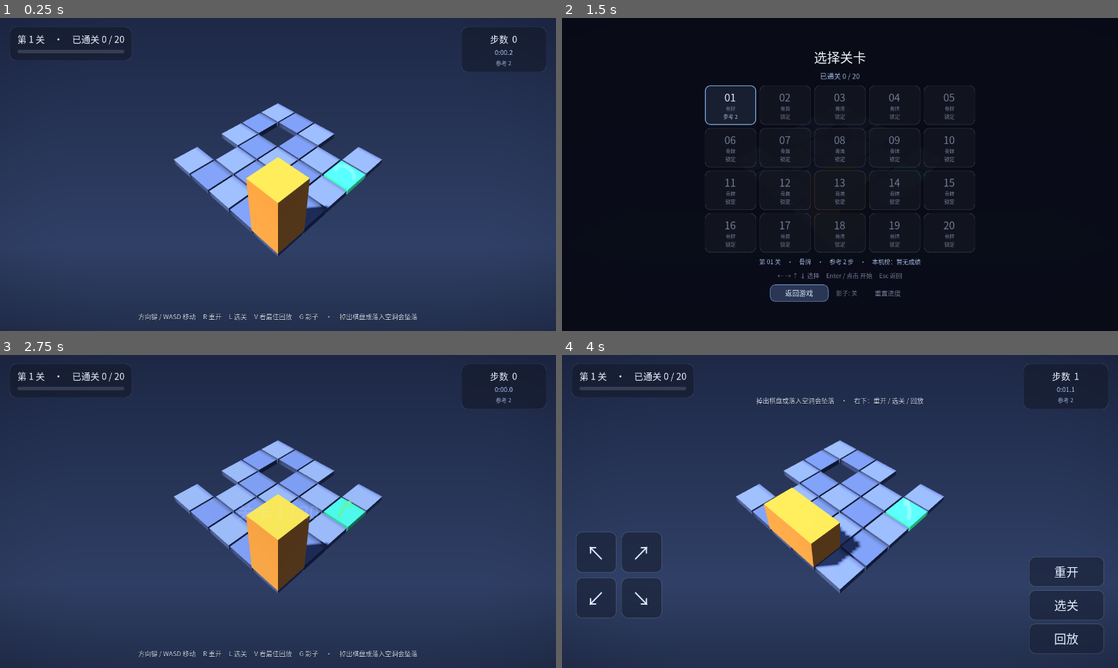
Above: before the commit, frames 1-4 (two rows, left to right).
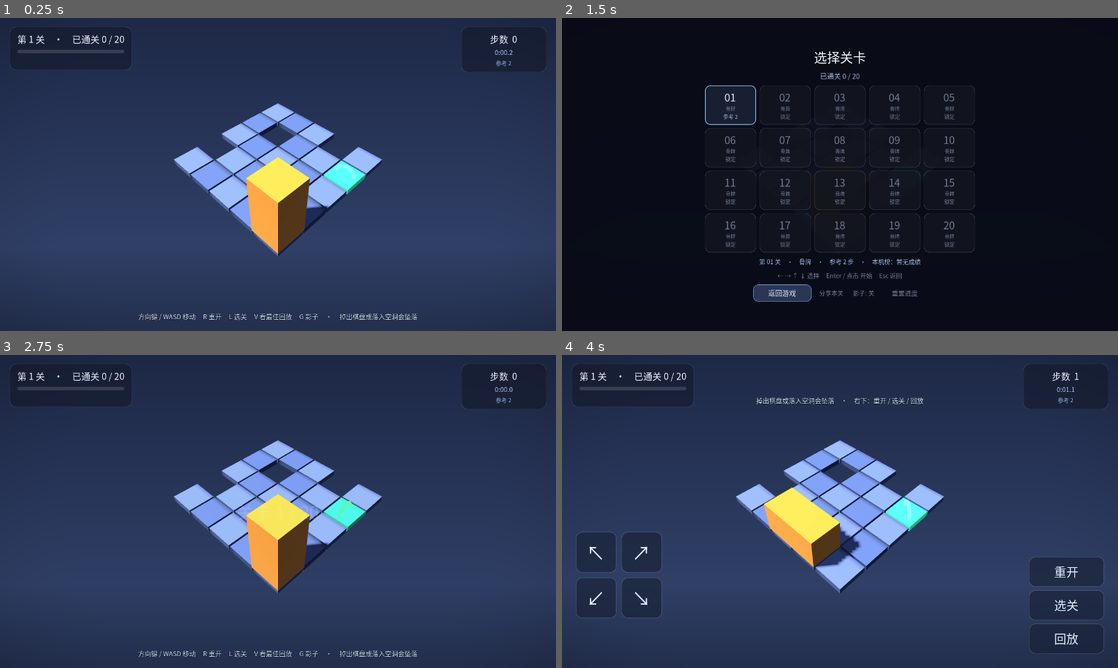
Above: after the commit, the same moments.

Repository: EasyIndie/EasyGodot
Game: Godot game, scene res://scenes/main.tscn
Same seed, same stepped clock (60 frames per second), same inputs: the game is played once before the commit and once after it.
Inputs (mouse positions are in pixels of both pictures, inside the frame that each line leads up to):
- Up to frame 1 (0.25 s): no input
- Up to frame 2 (1.5 s): tap Enter at 0.5 s; move the mouse to (962, 158) at 0.52 s; hold Right 0.53-1.28 s; tap R at 0.6 s; click (962, 158) at 0.67 s; tap Space at 0.77, 1.07 s; move the mouse to (728, 190) at 1.27 s; hold Down from 1.28 s (still down); tap L at 1.35 s
- Up to frame 3 (2.75 s): tap Space at 1.52, 1.82 s; move the mouse to (333, 442) at 2.02 s; release Down at 2.03 s; hold Right from 2.03 s (still down); tap V at 2.1 s
- Up to frame 4 (4 s): move the mouse to (812, 574) at 2.77 s; release Right at 2.78 s; hold Up 2.78-3.53 s; tap G at 2.85 s; click (812, 574) at 2.92 s; tap Space at 3.02, 3.32, 3.5, 3.77 s; move the mouse to (1006, 558) at 3.52 s; hold Left from 3.53 s (still down); tap T at 3.6 s

The runs differ from the first frame. In frame 1, less than 0.1% of the frame differs, in the area x 1-24%, y 12-16%; in frame 2, 0.6%, in the area x 34-64%, y 85-91%; in frame 3, less than 0.1%; in frame 4, less than 0.1%.

Commit message:
MVP 目标②第 3 项：分享 / 挑战链接（缺口 #6）
定位：Web 版天然适合发链接 —— 收到链接的人**点开就能直接玩那一关**，不必先通关前面 11 关。
对一个 200 关级别的品类，「我 9 步过了第 12 关，你来试试」比任何商店截图都有效。

【新增 meta/share.gd（纯逻辑，headless 可测）】
- challenge_url / share_text / parse_challenge / challenge_line / result_line
- 关号**对外从 1 开始**（链接是给人看的，level=0 会让人以为是 bug）
- 解析极端容错：越界 / 非数字 / 只有步数 / 空值 / 重复键 / #片段 / 整条 URL
  → 一律安静地按普通启动处理。链接会被人手改、被聊天软件加尾巴、被截断，
  「进了挑战模式但关卡是错的」这种半开状态比直接失败更糟
- 越界**不 clamp**：?level=999 视为没有挑战（把 999 悄悄变成第 20 关会让分享者莫名其妙）

【挑战模式】
- 直接载入指定关卡；HUD 显示「好友挑战：第 7 关 · 目标 5 步」
- 通关后**不自动换关**（收到链接的人可能只想试这一关），立刻给出与对方的对照
  （赢过对方 N 步 / 打平 / 对方是 N 步）；挑战通关照样记入玩家自己的记录
- 参数来源：Web 用地址栏查询串，原生包用 GF_CHALLENGE 环境变量（**同一套语法、同一个解析器**
  → 排障与截图测试能在桌面复现挑战模式）

【分享】
- 选关界面新增「分享本关」按钮：复制「我在《滚方块》第 N 关用了 N 步（N.N 秒）+ 链接」
- base 取当前 Web 地址；原生包没有地址 → share.gd 落回公网 Web 版，绝不生成相对路径
- 已知限制：原生端只能复制文本（Godot 没有系统分享 API，要分享面板得接平台插件）
- 可测接缝：_share_current() 返回文案、last_share_text 记录递给平台的内容
  （headless 没有剪贴板，能测的是「我们递出去了什么」）

【测试】新增 tests/test_share.gd（60 断言：拼接/解析/往返/文案/输赢对照 + 各种坏链接）
+ test_e2e::_test_challenge（13 断言：直接进第 7 关、目标行、分享文本能解析回第 7 关、
按钮反馈、通关不换关且给出对照、坏链接按普通启动处理）。
全仓 **12 套件 / 936 断言全绿**（文档里的过期数字一并更新）。

Diff:
--- a/games/puzzle-core/meta/level_select.gd
+++ b/games/puzzle-core/meta/level_select.gd
@@ -18,6 +18,7 @@
 signal closed
 signal reset_requested
 signal ghost_toggled(on: bool)
+signal share_requested(index: int)
 signal celebration_requested   # 「回顾通关」：全部通关后想再看一次庆祝动画
 
 const COLS := 5
@@ -48,6 +49,7 @@
 var _hint: Label
 var _reset_btn: Button
 var _ghost_btn: Button
+var _share_btn: Button
 var _ghost_on: bool = false
 var _back_btn: Button
 var _celebrate_btn: Button
@@ -148,6 +150,16 @@
 	_celebrate_btn.add_theme_stylebox_override("hover", _sb(CARD_BG_HOVER, EDGE_HI, 1))
 	_celebrate_btn.pressed.connect(func() -> void: celebration_requested.emit())
 	row.add_child(_celebrate_btn)
+
+	_share_btn = Button.new()
+	_share_btn.text = "分享本关"
+	_share_btn.flat = true
+	_share_btn.focus_mode = Control.FOCUS_NONE
+	_share_btn.add_theme_font_size_override("font_size", 14)
+	_share_btn.add_theme_color_override("font_color", FG_DIM)
+	_share_btn.add_theme_color_override("font_hover_color", Color(0.72, 1.0, 0.86))
+	_share_btn.pressed.connect(func() -> void: share_requested.emit(_current))
+	row.add_child(_share_btn)
 
 	_ghost_btn = Button.new()
 	_ghost_btn.text = "影子: 关"
@@ -408,6 +420,20 @@
 			get_viewport().set_input_as_handled()
 
 
+func share_button_text() -> String:
+	return _share_btn.text if _share_btn != null else ""
+
+
+func set_share_button_text(t: String) -> void:
+	# 复制成功后按钮自己说一声（否则玩家不知道点没点成功）
+	if _share_btn != null:
+		_share_btn.text = t
+
+
+func share_button() -> Button:
+	return _share_btn
+
+
 func ghost_button_text() -> String:
 	# 「上次的走法」= 把自己的最佳记录当影子滚一遍（记忆辅助，不是比赛）
 	return "影子: " + ("开" if _ghost_on else "关")
--- /dev/null
+++ b/games/puzzle-core/meta/share.gd
@@ -0,0 +1,103 @@
+# share.gd — 分享 / 挑战链接的纯逻辑（拼接与解析）。
+#
+# 与引擎解耦：只做字符串处理，不碰场景、不碰剪贴板 → 可以 headless 单测边界情况。
+# 剪贴板/浏览器那一层留在 main.gd（那是平台相关的）。
+#
+# 为什么这是「传播闭环」的入口：Web 版天然适合发链接 —— 收到链接的人**点开就能直接玩
+# 那一关**，不需要先通关前面 11 关。对一个 200 关级别的品类来说，
+# 「我 9 步过了第 12 关，你来试试」比任何商店截图都有效。
+extends RefCounted
+
+# 没有可用的浏览器地址时（原生包内分享）落回这里：公网 Web 版
+const DEFAULT_BASE := "https://easyindie.github.io/EasyGodot/"
+
+
+static func _base_or_default(base: String) -> String:
+	var b: String = base.strip_edges()
+	return DEFAULT_BASE if b == "" else b
+
+
+static func challenge_url(base: String, level_no: int, moves: int = -1) -> String:
+	# level_no 是**对外可读的关号**（从 1 开始），不是内部下标。
+	# moves <= 0 时不带步数（分享一个「还没通关、只是这关很难」的链接也成立）。
+	var url: String = _base_or_default(base)
+	if not url.ends_with("/") and not url.contains("?"):
+		url += "/"
+	var sep: String = "&" if url.contains("?") else "?"
+	url += "%slevel=%d" % [sep, maxi(level_no, 1)]
+	if moves > 0:
+		url += "&moves=%d" % moves
+	return url
+
+
+static func share_text(level_no: int, moves: int, time_ms: int, url: String) -> String:
+	# 分享文案：先给成绩，再给链接。步数是主指标（解谜），用时是附带的。
+	var who: String = "我在《滚方块》第 %d 关" % maxi(level_no, 1)
+	var score: String = ""
+	if moves > 0:
+		score = "%d 步" % moves
+	if time_ms >= 0:
+		var secs: String = "%.1f 秒" % (float(time_ms) / 1000.0)
+		score = secs if score == "" else (score + "（" + secs + "）")
+	var head: String = who + ("用了 " + score if score != "" else "卡住了")
+	return head + "，试试能不能超过我：\n" + url
+
+
+static func parse_challenge(query: String, level_count: int) -> Dictionary:
+	# 从 URL 查询串里解析挑战参数。**必须容错**：链接会被人手改、被聊天软件加尾巴、
+	# 被截断。任何解析不出来的情况都返回空字典（＝按普通启动处理），绝不报错、绝不进入半开状态。
+	# 支持 "?level=12&moves=9" / "level=12" / "…#level=12" 等常见形态。
+	if level_count <= 0:
+		return {}
+	var q: String = query
+	var hash_i: int = q.find("#")
+	if hash_i >= 0:
+		q = q.substr(0, hash_i)
+	var qm: int = q.find("?")
+	if qm >= 0:
+		q = q.substr(qm + 1)
+	if q == "":
+		return {}
+	var level: int = 0
+	var moves: int = -1
+	for pair in q.split("&", false):
+		var eq: int = pair.find("=")
+		if eq <= 0:
+			continue
+		var key: String = pair.substr(0, eq).strip_edges().to_lower()
+		var val: String = pair.substr(eq + 1).strip_edges()
+		if not val.is_valid_int():
+			continue
+		var n: int = val.to_int()
+		if key == "level":
+			level = n
+		elif key == "moves":
+			moves = n
+	# 关号越界 → 视为没有挑战（不 clamp：把 999 关悄悄变成第 20 关会让分享者莫名其妙）
+	if level < 1 or level > level_count:
+		return {}
+	if moves <= 0:
+		moves = -1
+	return {"level": level, "moves": moves}
+
+
+static func challenge_line(level_no: int, moves: int) -> String:
+	# 挑战模式下的目标提示（HUD 用）
+	var t: String = "好友挑战：第 %d 关" % maxi(level_no, 1)
+	if moves > 0:
+		t += "　·　目标 %d 步" % moves
+	return t
+
+
+static func result_line(moves: int, time_ms: int, target: int) -> String:
+	# 挑战完成时的对照文案：**必须说清输赢**，只说「你用了 10 步」等于没说
+	var head: String = "挑战完成：%d 步" % moves
+	if time_ms >= 0:
+		head += "（%.1f 秒）" % (float(time_ms) / 1000.0)
+	if target <= 0:
+		return head
+	if moves < target:
+		return head + "　·　赢过对方 %d 步！" % (target - moves)
+	if moves == target:
+		return head + "　·　与对方打平"
+	return head + "　·　对方是 %d 步，再试试" % target
--- a/games/puzzle-core/scenes/main.gd
+++ b/games/puzzle-core/scenes/main.gd
@@ -11,6 +11,7 @@
 const Ending = preload("res://meta/ending.gd")
 const Leaderboard = preload("res://meta/leaderboard.gd")
 const Stopwatch = preload("res://meta/stopwatch.gd")
+const Share = preload("res://meta/share.gd")
 
 var game: Node3D = null
 var cam: Camera3D = null
@@ -22,6 +23,9 @@
 var clock = null                # 秒表：最快时间记录（起停规则见 _clock_should_run）
 var _app_paused: bool = false   # 切后台 / 失焦：计时与画质采样都要停
 var _clock_shown: int = -1      # HUD 上已经画出的计时（只在真正变化时改文本）
+var _challenge: Dictionary = {} # 好友挑战（{"level": n, "moves": m}）；空 = 普通启动
+var challenge_label: Label
+var last_share_text: String = ""   # 最近一次交给平台（剪贴板）的分享内容（测试接缝）
 var level_select = null         # 选关界面
 var _run_moves: Array = []      # 本局已走的方向标签序列（用于 Replay）
 const REPLAY_BEAT := 0.34   # 回放每步之间的停顿（让回放看起来像“一个人在玩”）
@@ -102,7 +106,9 @@
 	game.won.connect(_on_won)
 	game.fell.connect(_on_fell)
 	clock = Stopwatch.new()
-	_load_level(0, false)
+	_setup_challenge()
+	# 挑战模式直接载入指定关卡（收到链接的人不该被迫先通关前面 11 关）
+	_load_level(int(_challenge.get("level", 1)) - 1 if challenge_active() else 0, false)
 	_apply_tv_ui_scale()
 	# 移动端的「返回」：根窗口发 go_back_requested（Android 返回键 / iOS 边缘返回手势）。
 	# 必须在 project.godot 里把 application/config/quit_on_go_back 设为 false，
@@ -351,6 +357,64 @@
 	if _level_key(current_index) != key:
 		return
 	game.play_ghost(progress.replay(key).get("moves", []))
+
+
+func challenge_source() -> String:
+	# 挑战参数从哪来：Web 用地址栏查询串；原生包没有 URL，用环境变量
+	# （GF_CHALLENGE="level=12&moves=9"）—— 与查询串**同一套语法**，共用同一个解析器，
+	# 排障与截图测试也因此能在桌面上复现挑战模式。
+	if _query_string != "":
+		return _query_string
+	return OS.get_environment("GF_CHALLENGE")
+
+
+func challenge_active() -> bool:
+	return not _challenge.is_empty()
+
+
+func _setup_challenge() -> void:
+	var raw: String = challenge_source()
+	if raw == "":
+		return
+	var c: Dictionary = Share.parse_challenge(raw, levels.size())
+	if c.is_empty():
+		# 链接坏掉/被改坏时安静地按普通启动处理（绝不弹错、绝不进入半开状态）
+		return
+	_challenge = c
+
+
+func _share_current(index: int) -> String:
+	# 关号对外从 1 开始；base 用当前 Web 地址（原生包内没有地址 → share.gd 落回公网版）
+	var base: String = ""
+	if OS.has_feature("web"):
+		base = str(JavaScriptBridge.eval("window.location.href.split('?')[0]", true))
+	var key: String = _level_key(index)
+	var moves: int = progress.best_moves(key)
+	var time_ms: int = progress.best_time(key)
+	var url: String = Share.challenge_url(base, index + 1, moves)
+	return Share.share_text(index + 1, moves, time_ms, url)
+
+
+func _on_share_requested(index: int) -> void:
+	var text: String = _share_current(index)
+	last_share_text = text
+	DisplayServer.clipboard_set(text)
+	if level_select != null:
+		level_select.set_share_button_text("已复制链接")
+		# 两秒后恢复按钮文案（否则「已复制」会一直挂着，看起来像坏了）
+		var tw := create_tween()
+		tw.tween_interval(2.0)
+		tw.tween_callback(func() -> void:
+			if level_select != null:
+				level_select.set_share_button_text("分享本关"))
+
+
+func _finish_challenge(res: Dictionary) -> void:
+	# 挑战模式通关：**不自动换关**（挑战是独立体验，玩家可能只是想试试这一关），
+	# 只报出对照结果 + 明确的下一步
+	var target: int = int(_challenge.get("moves", -1))
+	win_label.text = Share.result_line(int(res["move_count"]), int(res.get("time_ms", -1)), target) \
+		+ "　·　R 重玩 / L 选关"
 
 
 func _is_tv_like() -> bool:
@@ -721,6 +785,7 @@
 	level_select.reset_requested.connect(_on_progress_reset)
 	level_select.celebration_requested.connect(_on_celebration_requested)
 	level_select.ghost_toggled.connect(_on_ghost_toggled)
+	level_select.share_requested.connect(_on_share_requested)
 
 
 func _setup_ending() -> void:
@@ -921,11 +986,19 @@
 	var res: Dictionary = progress.record_win(_level_key(current_index), _run_moves, clock.elapsed_ms())
 	_update_hud()
 	win_label.text = _win_text(res)
+	if challenge_active():
+		# 挑战模式：立刻给出与对方的对照（不要等灯光脉冲演完才显示，那是普通模式的节奏），
+		# 并且**不自动换关** —— 收到链接的人可能只想试这一关
+		_finish_challenge(res)
 	win_label.visible = true
 	_refresh_bands()
 	# 通关反馈：灯光脉冲一下（方块保持原位、不变色），随后自然滚动换关
 	await _win_beat()
 	if transitioning or levels.is_empty():
+		return
+	if challenge_active():
+		# 挑战模式：到此为止（文案已在上面当场给过）
+		_refresh_bands()
 		return
 	# 刚刚补完最后一关：给一个明确的“旅程结束”，而不是默默滚回第 1 关（那看起来像 bug）。
 	# 已经全部通关过的玩家再通关，就按普通换关处理（想再看一次可以去选关界面点「回顾通关」）。
@@ -995,6 +1068,10 @@
 	# 进度条表示**整体通关进度**，而不是“当前第几关”：
 	# 跳到第 18 关时看到 18/20 会让人误以为快通关了，实际上只通了 3 关。
 	progress_bar.value = float(done)
+	if challenge_label != null:
+		challenge_label.visible = challenge_active()
+		if challenge_active():
+			challenge_label.text = Share.challenge_line(int(_challenge["level"]), int(_challenge.get("moves", -1)))
 	moves_label.text = "步数  %d" % game.move_count
 	_update_clock_label(true)
 
@@ -1230,13 +1307,19 @@
 	left.offset_left = 22.0
 	left.offset_top = 20.0
 	left.offset_right = 22.0 + LEFT_PANEL_W
-	left.offset_bottom = 20.0 + 78.0
+	left.offset_bottom = 20.0 + 100.0
 	var col := VBoxContainer.new()
 	col.add_theme_constant_override("separation", 9)
 	level_label = Label.new()
 	level_label.add_theme_font_size_override("font_size", 21)
 	level_label.add_theme_color_override("font_color", Color(0.92, 0.95, 1.0))
 	col.add_child(level_label)
+	# 好友挑战的目标（只在挑战模式出现；它不是「持续状态」，是启动参数带来的上下文）
+	challenge_label = Label.new()
+	challenge_label.add_theme_font_size_override("font_size", 14)
+	challenge_label.add_theme_color_override("font_color", Color(0.55, 1.0, 0.78))
+	challenge_label.visible = false
+	col.add_child(challenge_label)
 	progress_bar = ProgressBar.new()
 	progress_bar.custom_minimum_size = Vector2(0, 8)
 	progress_bar.show_percentage = false
--- a/games/puzzle-core/tests/test_e2e.gd
+++ b/games/puzzle-core/tests/test_e2e.gd
@@ -11,6 +11,7 @@
 const TouchControls = preload("res://meta/touch_controls.gd")
 const UiLayout = preload("res://meta/ui_layout.gd")
 const Leaderboard = preload("res://meta/leaderboard.gd")
+const Share = preload("res://meta/share.gd")
 
 var checks: int = 0
 var failures: int = 0
@@ -50,6 +51,7 @@
 	await _test_tv_input()
 	await _test_clock()
 	await _test_ghost()
+	await _test_challenge()
 	ProjectSettings.set_setting("puzzle/progress_path", "")
 	_remove_tmp(SUITE_SAVE)
 	_report_and_quit()
@@ -607,6 +609,73 @@
 	await create_timer(0.25).timeout
 	scene.free()
 	_remove_tmp(tmp)
+
+
+func _test_challenge() -> void:
+	# 好友挑战：从链接（Web 查询串 / 原生环境变量，同一套语法）直接进入某一关，
+	# 通关后**不自动换关**，并给出与对方成绩的对照。
+	var tmp := "user://test_e2e_challenge.json"
+	DirAccess.remove_absolute(ProjectSettings.globalize_path(tmp))
+	ProjectSettings.set_setting("puzzle/progress_path", tmp)
+	OS.set_environment("GF_CHALLENGE", "level=7&moves=5")
+
+	var scene = load("res://scenes/main.tscn").instantiate()
+	root.size = Vector2i(1280, 720)
+	root.add_child(scene)
+	await process_frame
+	await create_timer(0.1).timeout
+	scene.game.animate = false
+
+	# ① 直接打开第 7 关（而不是第 1 关）
+	check(scene.challenge_active(), "带挑战参数的启动应进入挑战模式")
+	check(scene.current_index == 6, "应直接载入第 7 关（实际下标 %d）" % scene.current_index)
+	check(int(scene._challenge["moves"]) == 5, "应记住对方的目标步数")
+	check(scene.challenge_label.visible, "应显示挑战目标行")
+	check(scene.challenge_label.text.contains("第 7 关") and scene.challenge_label.text.contains("5 步"),
+		"挑战行要写清关号与目标（实际：%s）" % scene.challenge_label.text)
+
+	# ② 分享：链接能被自己解析回来，并且真的进了剪贴板
+	var text: String = scene._share_current(6)
+	check(text.contains("level=7"), "分享文本应带关号链接（实际：%s）" % text)
+	var parsed: Dictionary = Share.parse_challenge(text, scene.levels.size())
+	check(int(parsed.get("level", 0)) == 7, "分享出去的链接必须能被解析回第 7 关")
+	scene._on_share_requested(6)
+	# 剪贴板本身要平台支持（headless 下没有），所以断言我们**交给平台的内容**
+	# ——这也是这个接缝存在的理由：能测的是「我们递出去了什么」
+	check(scene.last_share_text.contains("level=7"),
+		"点击分享应把带链接的文案交给平台（实际：%s）" % scene.last_share_text.left(40))
+	check(scene.level_select.share_button_text() == "已复制链接", "复制后按钮要给出反馈")
+
+	# ③ 通关：不自动换关 + 给出对照
+	var sol: Dictionary = Solver.new(scene.game.board, scene.game.state).solve()
+	check(bool(sol["solvable"]), "第 7 关应有解")
+	scene._run_moves.clear()
+	for d in sol["solution"]:
+		scene._run_moves.append(str(d))
+	scene.game.move_count = sol["solution"].size()
+	scene.game.won_flag = true
+	scene._on_won()
+	await create_timer(0.6).timeout
+	check(scene.current_index == 6, "挑战模式通关后不应自动换关（实际下标 %d）" % scene.current_index)
+	check(scene.win_label.text.contains("挑战完成"), "挑战完成文案（实际：%s）" % scene.win_label.text)
+	check(scene.win_label.text.contains("步"), "挑战完成文案要报出步数")
+	check(scene.progress.best_moves("level_07") > 0 or scene.progress.has_ever_cleared("level_07"),
+		"挑战通关也是一次通关，应被记录")
+
+	scene.free()
+	OS.set_environment("GF_CHALLENGE", "")
+	DirAccess.remove_absolute(ProjectSettings.globalize_path(tmp))
+
+	# ④ 坏链接不能把游戏带进半开状态：安静地按普通启动处理
+	OS.set_environment("GF_CHALLENGE", "level=999&moves=abc")
+	var s2 = load("res://scenes/main.tscn").instantiate()
+	root.add_child(s2)
+	await process_frame
+	await create_timer(0.05).timeout
+	check(not s2.challenge_active(), "坏链接不应进入挑战模式")
+	check(s2.current_index == 0, "坏链接应从第 1 关正常开始")
+	s2.free()
+	OS.set_environment("GF_CHALLENGE", "")
 
 
 func _test_ghost() -> void:
--- /dev/null
+++ b/games/puzzle-core/tests/test_share.gd
@@ -0,0 +1,116 @@
+# test_share.gd — 分享 / 挑战链接的纯逻辑测试（headless）。
+# 链接会被人手改、被聊天软件加尾巴、被截断，所以解析必须**容错**：这一层边界要盯死。
+extends SceneTree
+
+const Share = preload("res://meta/share.gd")
+
+const BASE := "https://example.com/game/"
+
+var checks: int = 0
+var failures: int = 0
+
+
+func _init() -> void:
+	_test_url()
+	_test_text()
+	_test_parse()
+	_test_roundtrip()
+	_test_lines()
+
+	var result: Dictionary = {
+		"suite": "test_share",
+		"checks": checks,
+		"failures": failures,
+		"status": "ok" if failures == 0 else "fail",
+	}
+	print(JSON.stringify(result))
+	quit(0 if failures == 0 else 1)
+
+
+func check(cond: bool, msg: String) -> void:
+	checks += 1
+	if not cond:
+		failures += 1
+		printerr("FAIL: " + msg)
+
+
+func _test_url() -> void:
+	check(Share.challenge_url(BASE, 12, 9) == BASE + "?level=12&moves=9", "基本形式")
+	check(Share.challenge_url(BASE, 12, -1) == BASE + "?level=12", "不带步数时只有 level")
+	check(Share.challenge_url(BASE, 1, 0) == BASE + "?level=1", "moves=0 视为没有步数")
+	# 关号从 1 开始（对外可读），并且不允许出现 0 或负数
+	check(Share.challenge_url(BASE, 0, 5).contains("level=1"), "关号下限为 1")
+	check(Share.challenge_url(BASE, -3, 5).contains("level=1"), "负关号也归到 1")
+	# 没有 base（原生包内分享）→ 落回公网 Web 版，绝不能生成一个空链接
+	check(Share.challenge_url("", 3, 4).begins_with(Share.DEFAULT_BASE), "空 base 落回默认地址")
+	check(Share.challenge_url("   ", 3, 4).begins_with(Share.DEFAULT_BASE), "空白 base 也落回默认")
+	# 已经有查询串的 base（例如带了 ?lite=1）→ 用 & 续接
+	var with_q: String = Share.challenge_url("https://x.test/g/?lite=1", 7, 3)
+	check(with_q.contains("?lite=1&level=7&moves=3"), "已有查询串时应以 & 续接（实际 %s）" % with_q)
+	# 末尾没有斜杠的 base 也要能用
+	check(Share.challenge_url("https://x.test/game", 2, 2) == "https://x.test/game/?level=2&moves=2",
+		"base 无尾斜杠时补一个")
+
+
+func _test_text() -> void:
+	var url: String = Share.challenge_url(BASE, 12, 9)
+	var t: String = Share.share_text(12, 9, 21400, url)
+	check(t.contains("第 12 关"), "文案要有关号")
+	check(t.contains("9 步"), "文案要有步数")
+	check(t.contains("21.4 秒"), "文案要有用时")
+	check(t.contains(url), "文案必须带上链接（否则分享了也没法点）")
+	# 没有成绩时也要成立（「这关好难」也值得分享）
+	var t2: String = Share.share_text(12, -1, -1, url)
+	check(t2.contains("卡住了"), "没有成绩时用另一种说法")
+	check(not t2.contains("—"), "没有成绩时不该出现占位符")
+
+
+func _test_parse() -> void:
+	var ok: Dictionary = Share.parse_challenge("?level=12&moves=9", 20)
+	check(int(ok.get("level", 0)) == 12, "解析关号")
+	check(int(ok.get("moves", -1)) == 9, "解析步数")
+	# 各种形态
+	check(int(Share.parse_challenge("level=5", 20).get("level", 0)) == 5, "无问号也能解析")
+	check(int(Share.parse_challenge("?moves=3&level=5", 20).get("moves", -1)) == 3, "参数顺序无关")
+	check(int(Share.parse_challenge("?level=5&moves=3#frag", 20).get("moves", -1)) == 3, "忽略 # 片段")
+	check(int(Share.parse_challenge("https://x.test/g/?level=8", 20).get("level", 0)) == 8, "整条 URL 也能解析")
+	check(int(Share.parse_challenge("?LURE=8".replace("LURE", "LEVEL"), 20).get("level", 0)) == 8,
+		"键名大小写不敏感（有人会手改成大写）")
+	# 缺步数
+	check(int(Share.parse_challenge("?level=8", 20).get("moves", -99)) == -1, "缺步数 → -1")
+	# 容错：越界、非数字、空、垃圾、截断
+	check(Share.parse_challenge("?level=999", 20).is_empty(), "关号越界 → 视为无挑战（不偷偷 clamp）")
+	check(Share.parse_challenge("?level=0", 20).is_empty(), "关号 0 → 无挑战")
+	check(Share.parse_challenge("?level=abc", 20).is_empty(), "非数字 → 无挑战")
+	check(Share.parse_challenge("?moves=3", 20).is_empty(), "只有步数没有关号 → 无挑战")
+	check(Share.parse_challenge("", 20).is_empty(), "空串 → 无挑战")
+	check(Share.parse_challenge("???", 20).is_empty(), "垃圾串 → 无挑战")
+	check(Share.parse_challenge("?level=", 20).is_empty(), "只有键没有值 → 无挑战")
+	check(Share.parse_challenge("?level=12&moves=", 20).has("level"), "步数为空但关号有效 → 仍可挑战")
+	check(int(Share.parse_challenge("?level=12&moves=", 20).get("moves", -99)) == -1, "空的步数 → -1")
+	check(Share.parse_challenge("?level=5&level=9", 20).get("level", 0) == 9, "重复键取后一个")
+	check(Share.parse_challenge("?level=5", 0).is_empty(), "关卡表为空时不做挑战")
+
+
+func _test_roundtrip() -> void:
+	# 生成的链接必须能被自己解析回来 —— 这是分享功能的最低要求
+	for lv in [1, 7, 20]:
+		for mv in [-1, 3, 15]:
+			var url: String = Share.challenge_url(BASE, lv, mv)
+			var back: Dictionary = Share.parse_challenge(url, 20)
+			check(int(back.get("level", 0)) == lv, "第 %d 关往返一致" % lv)
+			check(int(back.get("moves", -2)) == mv, "第 %d 关 %d 步往返一致" % [lv, mv])
+
+
+func _test_lines() -> void:
+	var line: String = Share.challenge_line(12, 9)
+	check(line.contains("第 12 关") and line.contains("9 步"), "挑战目标行要有关号与目标")
+	check(not Share.challenge_line(12, -1).contains("目标"), "没有目标步数时不写目标")
+
+	# 输赢必须说清：只说「你用了 10 步」玩家不知道自己赢了没有
+	check(Share.result_line(7, 12000, 9).contains("赢过对方 2 步"), "步数更少 = 赢")
+	check(Share.result_line(9, 12000, 9).contains("打平"), "同样步数 = 打平")
+	check(Share.result_line(11, 12000, 9).contains("对方是 9 步"), "步数更多 = 提示对方成绩")
+	check(Share.result_line(11, 12000, 9).contains("再试试"), "步数更多时给出再试的引导")
+	check(Share.result_line(11, 12000, -1).contains("11 步"), "没有目标时只报成绩")
+	check(Share.result_line(11, -1, 9).contains("11 步"), "没有用时也成立")
Binary file changed: games/puzzle-core/fonts/NotoSansSC-Regular.otf
Not shown, added: games/puzzle-core/meta/share.gd.uid
Not shown, added: games/puzzle-core/tests/test_share.gd.uid
Not shown, changed: workflow/docs/07-mvp-status.md
